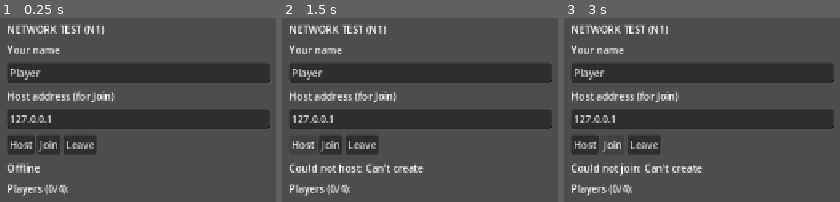
Above: before the commit, frames 1-3 (left to right).
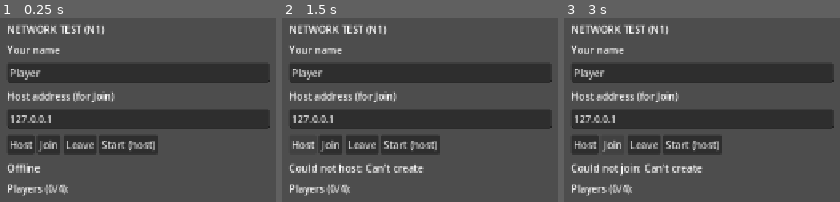
Above: after the commit, the same moments.

Repository: zeth-ux/BimaNasaHackathon1
Game: Godot game, scene res://game/net/test_network.tscn
Same seed, same stepped clock (60 frames per second), same inputs: the game is played once before the commit and once after it. This scene is started directly instead of the project's main scene.
Inputs (mouse positions are in pixels of both pictures, inside the frame that each line leads up to):
- Up to frame 1 (0.25 s): no input
- Up to frame 2 (1.5 s): click "Leave" at 0.5 s; click "Host" at 1.25 s
- Up to frame 3 (3 s): click (693, 144) at 2 s, where only the run after the commit has a clickable "Start (host)"; click "Join" at 2.75 s

The runs differ from the first frame. In frame 1, 1.9% of the frame differs, in the area x 35-58%, y 64-75%; in frame 2, 1.9%; in frame 3, 1.9%.

Commit message:
implement multiplayer test in test map

Diff:
--- a/game/net/test_network.gd
+++ b/game/net/test_network.gd
@@ -1,7 +1,8 @@
 extends Control
 ## Network test screen. Owner: Sufi. Open game/net/test_network.tscn and run it
 ## in 2+ windows (Debug > Customize Run Instances...). Window 1: Host. Others: Join.
-## Barebones on purpose; the real lobby (N2) is styled by Zaliq.
+## Host clicks "Start" -> every window loads the test map. Barebones on purpose;
+## the real lobby (N2) is styled by Zaliq.
 
 var _name: LineEdit
 var _address: LineEdit
@@ -28,9 +29,10 @@
 	_button(row, "Host", func(): _show_error(Network.host(_name.text), "host"))
 	_button(row, "Join", func(): _show_error(Network.join(_address.text, _name.text), "join"))
 	_button(row, "Leave", func(): Network.leave(); _status.text = "Offline")
+	_button(row, "Start (host)", func(): Network.start_game("res://game/test_map.tscn"))
 
 	_status = Label.new()
-	_status.text = "Offline"
+	_status.text = Network.get_meta("last_message", "Offline")
 	box.add_child(_status)
 	_list = Label.new()
 	box.add_child(_list)
--- a/game/test_map.gd
+++ b/game/test_map.gd
@@ -1,21 +1,22 @@
 extends Node2D
 ## Test map: 4 connected rooms (2x2) built from placeholder blocks.
-## Owner: Sufi (gameplay). Open game/test_map.tscn and press F6.
-##   F1..F4  number of players · P1 WASD · P2 Arrows · P3 IJKL · P4 Numpad 8456
-## The whole map is shown at once for now; the room camera comes in step 4.
-## Real rooms will be painted with tiles later; this file only tests movement.
+## Owner: Sufi (gameplay). Real rooms will be painted with tiles later.
+##
+## OFFLINE (open test_map.tscn, F6): F1..F4 local players, camera follows P1.
+## ONLINE  (host clicks Start in game/net/test_network.tscn): one player per device,
+##          everyone uses WASD + E, your camera follows YOUR player.
 
 const InputSetup := preload("res://game/input_setup.gd")
 const RoomGrid := preload("res://game/world/room_grid.gd")
 const PlayerScene := preload("res://game/player/player.tscn")
 const RoomCamera := preload("res://game/camera/room_camera.gd")
+const LOBBY := "res://game/net/test_network.tscn"
 
 ## Which rooms exist. Doors are made automatically between neighbouring rooms.
 const ROOMS: Array[Vector2i] = [Vector2i(0, 0), Vector2i(1, 0), Vector2i(0, 1), Vector2i(1, 1)]
 const WALL := 8.0     ## wall thickness inside each room's edge
 const DOOR := 32.0    ## doorway width
 
-## Camera variables for room_camera.gd
 var players: Array = []
 var hud: Label
 var camera: Camera2D
@@ -25,42 +26,95 @@
 func _ready() -> void:
 	get_viewport().canvas_item_default_texture_filter = Viewport.DEFAULT_CANVAS_ITEM_TEXTURE_FILTER_NEAREST
 	InputSetup.ensure()
-
 	for room in ROOMS:
 		_build_room(room)
-
 	camera = RoomCamera.new()
 	add_child(camera)
 	_build_hud()
-	set_player_count(4)
+	if Network.is_online():
+		Network.players_changed.connect(_sync_online_players)
+		Network.disconnected.connect(_back_to_lobby)
+		_sync_online_players()
+	else:
+		set_player_count(4)
 
+
+# ---------------------------------------------------------------- offline (local) players
 
 func set_player_count(n: int) -> void:
 	for p in players:
 		p.queue_free()
 	players.clear()
-	var start := RoomGrid.room_center(Vector2i(0, 0))
 	for i in n:
 		var p = PlayerScene.instantiate()
 		p.player_index = i
-		p.position = start + Vector2(-10 + (i % 2) * 20, -4 + (i / 2) * 18)   # 2x2 group, lined up with the doors
+		p.position = spawn_point(i)
 		add_child(p)
 		players.append(p)
-	camera.target = players[0]     # step 5 gives every player their own camera
+	camera.target = players[0]
 
 
 func _unhandled_input(event: InputEvent) -> void:
+	if Network.is_online():
+		return
 	if event is InputEventKey and event.pressed and not event.echo:
 		var k: int = event.physical_keycode
 		if k >= KEY_F1 and k <= KEY_F4:
 			set_player_count(k - KEY_F1 + 1)
 
 
+# ---------------------------------------------------------------- online players
+
+## Every device runs this with the same Network.players list, so every device
+## ends up with the same player nodes ("P_<peer id>"), each owned by its peer.
+func _sync_online_players() -> void:
+	var wanted := Network.players
+	for p in players.duplicate():                         # remove players who left
+		if not wanted.has(p.get_multiplayer_authority()):
+			players.erase(p)
+			p.queue_free()
+	for id in wanted:                                     # add players who joined
+		if has_node("P_%d" % id):
+			continue
+		var slot: int = wanted[id]["slot"]
+		var p = PlayerScene.instantiate()
+		p.name = "P_%d" % id
+		p.set_multiplayer_authority(id)
+		p.player_index = 0                                # everyone uses WASD on their own device
+		p.color_index = slot
+		p.position = spawn_point(slot)
+		add_child(p)
+		players.append(p)
+		if id == Network.my_id():
+			camera.target = p
+
+
+func _back_to_lobby(reason: String) -> void:
+	Network.set_meta("last_message", "Disconnected: " + reason)
+	get_tree().change_scene_to_file(LOBBY)
+
+
+# ---------------------------------------------------------------- shared
+
+## 2x2 group in the first room, lined up with the doors.
+static func spawn_point(slot: int) -> Vector2:
+	return RoomGrid.room_center(Vector2i(0, 0)) + Vector2(-10 + (slot % 2) * 20, -4 + (slot / 2) * 18)
+
+
 func _process(_delta: float) -> void:
-	var lines := ["TEST MAP  ·  F1-F4: players (%d)" % players.size()]
-	for p in players:
-		var r: Vector2i = RoomGrid.room_of(p.position)
-		lines.append("P%d (%s): room %d,%d" % [p.player_index + 1, InputSetup.LABELS[p.player_index], r.x, r.y])
+	var lines := []
+	if Network.is_online():
+		lines.append("ONLINE  ·  %s  ·  %d players" % ["HOST" if Network.is_host() else "guest", players.size()])
+		for p in players:
+			var info: Dictionary = Network.players.get(p.get_multiplayer_authority(), {})
+			var r: Vector2i = RoomGrid.room_of(p.position)
+			lines.append("P%d %s%s: room %d,%d" % [p.color_index + 1, info.get("name", "?"),
+				" (you)" if p.is_multiplayer_authority() else "", r.x, r.y])
+	else:
+		lines.append("OFFLINE  ·  F1-F4: players (%d)" % players.size())
+		for p in players:
+			var r: Vector2i = RoomGrid.room_of(p.position)
+			lines.append("P%d (%s): room %d,%d" % [p.player_index + 1, InputSetup.LABELS[p.player_index], r.x, r.y])
 	hud.text = "\n".join(lines)
 
 
